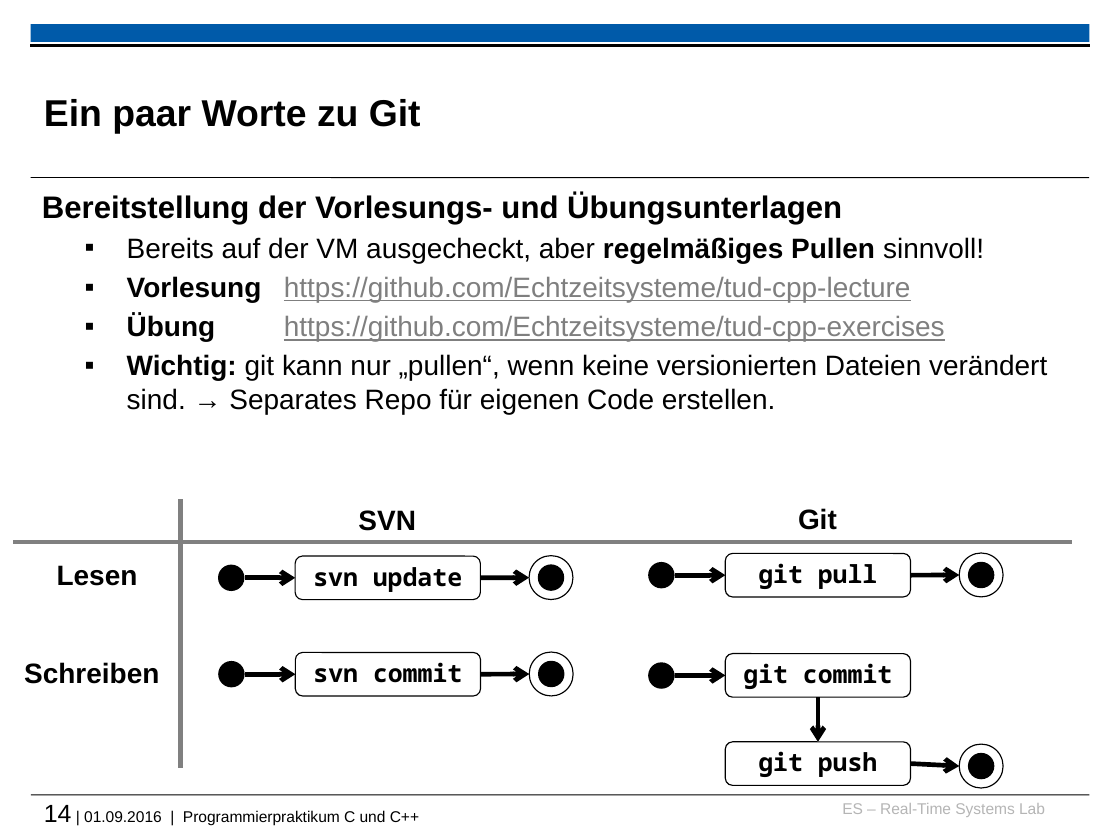
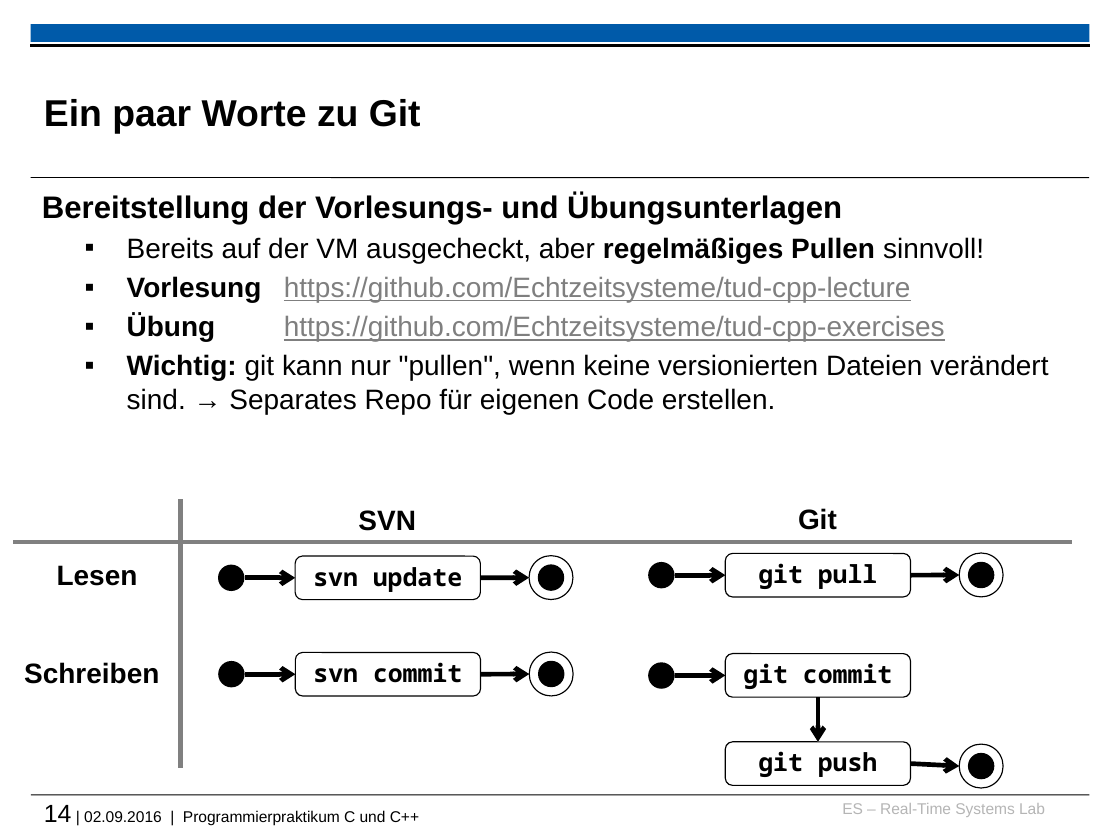
Before and after one commit to h82k/tud-cppp, a slide deck: slide 14 of cppp_lecture.pptx. Drawn at 1120x840 pixels with LibreOffice and Linux fonts; fonts in the diff are those of the drawing; background and template pictures are left out. Boxes give left, top, right and bottom in pixels: in the first picture for what was removed or moved away, otherwise in the second. Text is boxed around its words. In the diff, an @@ line names an element or a change of style, - is before the commit and + after.

```diff
--- a/cppp_lecture.pptx
+++ b/cppp_lecture.pptx
@@ text at box(127, 354, 1048, 414): text changed @@
-  ▪ Wichtig: git kann nur „pullen“, wenn keine versionierten Dateien verändert sind. → Separates Repo für eigenen Code erstellen.
+  ▪ Wichtig: git kann nur "pullen", wenn keine versionierten Dateien verändert sind. → Separates Repo für eigenen Code erstellen.
@@ text at box(44, 805, 419, 825): text changed @@
-14 | 01.09.2016 | Programmierpraktikum C und C++
+14 | 02.09.2016 | Programmierpraktikum C und C++
```
Also in this commit, not shown: 68 other slides changed, 2 slides added, 2 other files.
